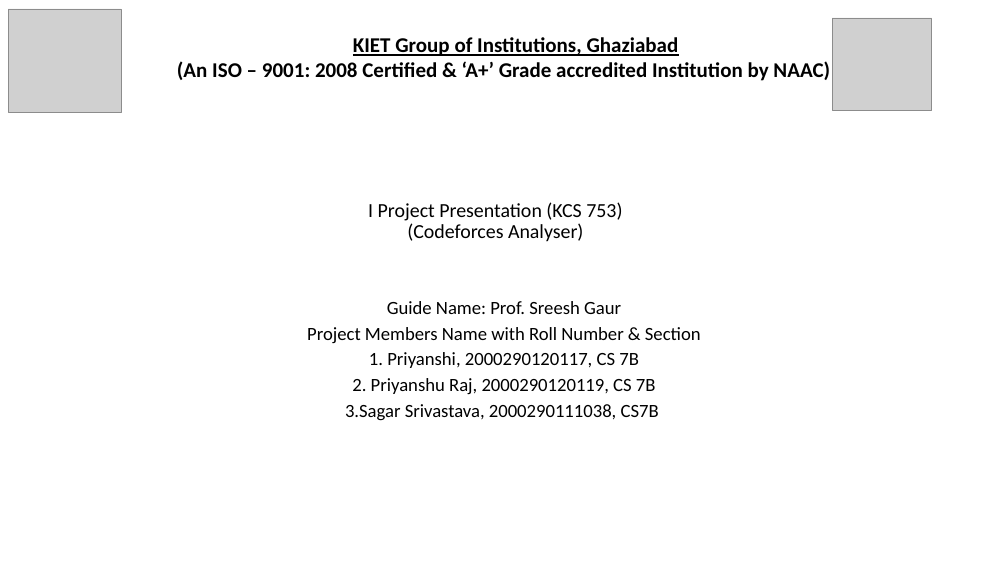
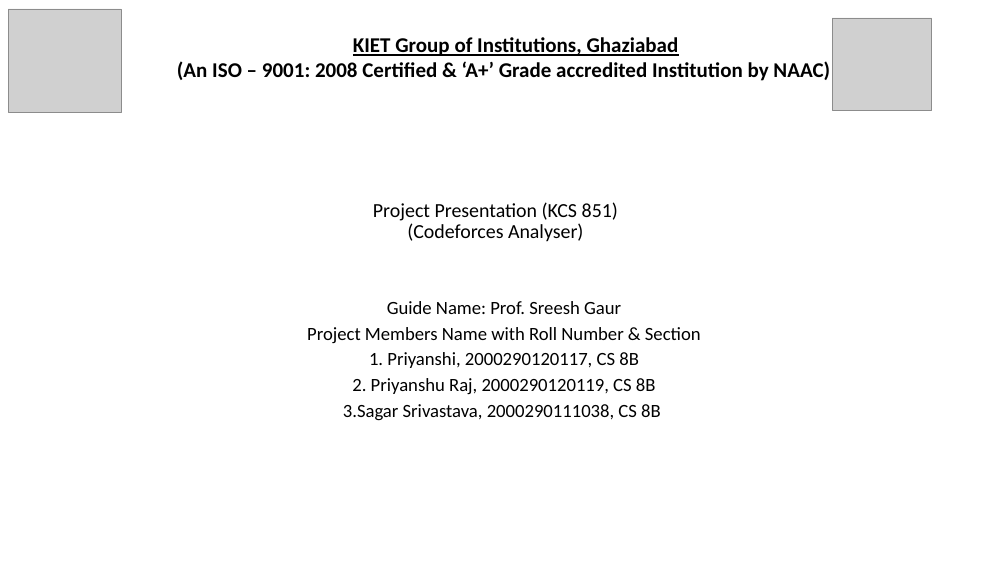
Before and after one commit to priyanshuraj-12/MajorProject, a slide deck: slide 1 of Project Presentation.pptx. Drawn at 1008x567 pixels with LibreOffice and Linux fonts; fonts in the diff are those of the drawing; grey boxes stand for pictures. Boxes give left, top, right and bottom in pixels: in the first picture for what was removed or moved away, otherwise in the second. Text is boxed around its words. In the diff, an @@ line names an element or a change of style, - is before the commit and + after.

```diff
--- a/Project Presentation.pptx
+++ b/Project Presentation.pptx
@@ title at (x1=373, y1=202, x2=618, y2=242): text changed @@
-I Project Presentation (KCS 753)
-(Codeforces Analyser)
+Project Presentation (KCS 851)
+(Codeforces Analyser)
@@ text at (x1=343, y1=352, x2=661, y2=421): text changed @@
-1. Priyanshi, 2000290120117, CS 7B
-2. Priyanshu Raj, 2000290120119, CS 7B
-3.Sagar Srivastava, 2000290111038, CS7B
+1. Priyanshi, 2000290120117, CS 8B
+2. Priyanshu Raj, 2000290120119, CS 8B
+3.Sagar Srivastava, 2000290111038, CS 8B
```
Also in this commit, not shown: 1 other slide changed, 2 slides added, 2 slides removed.
